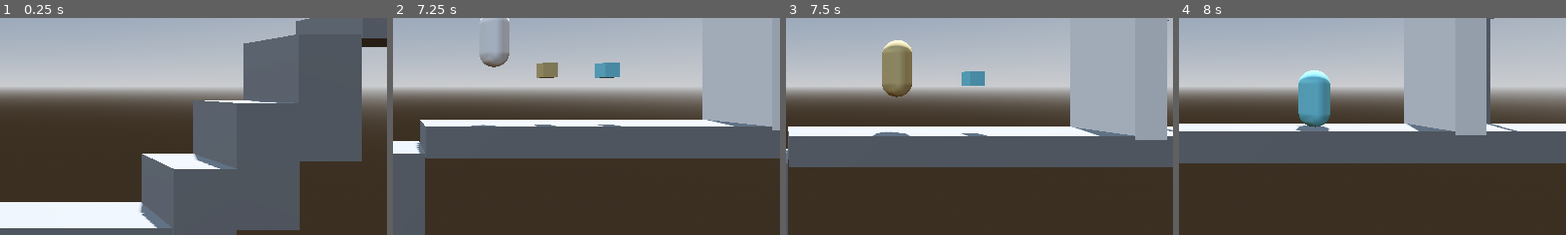
Above: before the commit, frames 1-4 (left to right).
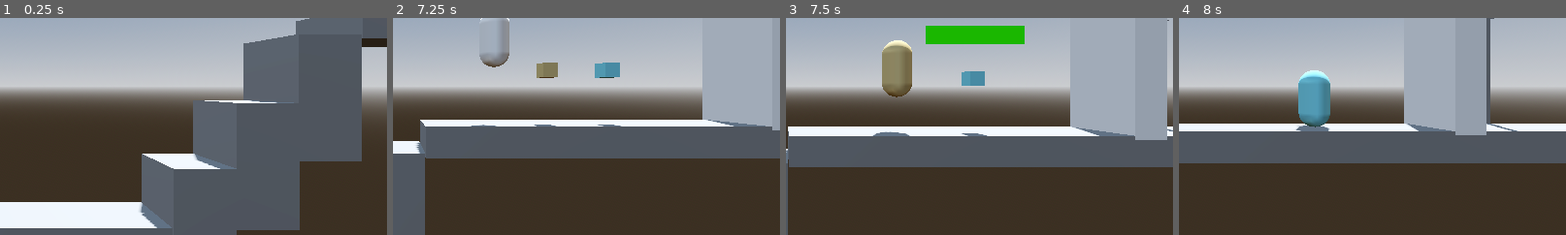
Above: after the commit, the same moments.

Repository: pokemeta/dead_or_asleep
Game: Godot game, scene res://world.tscn
The game is run twice, just before and just after one commit, with the same random seed, the same clock (stepped at 60 frames per second) and the same inputs.
Inputs:
- Up to frame 1 (0.25 s): no input
- Up to frame 2 (7.25 s): tap Enter (ui_accept) at 0.5, 0.77, 1.52, 3.02, 3.77, 4.52, 6.02, 6.77 s; hold Up (ui_up) 0.53-2.03 s; tap F (shoot_ball) every 1.5 s from 0.6 to 6.6 s; tap G (snap) every 1.5 s from 1.35 to 5.85 s; hold Left (ui_left) 2.03-3.53 s; hold Down (ui_down) 3.53-4.28 s; hold Right (ui_right) 4.28-5.03 s; hold Up (ui_up) 5.03-5.78 s; hold Right (ui_right) from 5.78 s (still down)
- Up to frame 3 (7.5 s): keep holding Right (ui_right); tap G (snap) at 7.35 s
- Up to frame 4 (8 s): keep holding Right (ui_right); tap Enter (ui_accept) at 7.52 s
The pictures show only the part of the screen within x 50-100%, y 34-84%; the shares and areas given below are measured in that part.

Frames 1-2 are identical in both runs. In frame 3, 2.2% of the frame differs, in the area x 36-62%, y 3-13%; in frame 4, nothing differs.

Commit message:
changed project name and also added limit to fly powerup, with ui

Diff:
--- a/player_controller.gd
+++ b/player_controller.gd
@@ -53,6 +53,10 @@
 var ice_ball_obj = preload("res://ice_ball.tscn")
 var player_current_direction = 1
 var is_ice_active = false
+var fly_stamina = 200
+
+func _ready() -> void:
+	$FlyMeter.max_value = fly_stamina
 
 func _physics_process(delta: float) -> void:
 	handle_powerup_change()
@@ -62,9 +66,9 @@
 	powerup_ice()
 
 	# Gravity
-	if not is_on_floor() and not is_flying:
+	if (not is_on_floor() and not is_flying) or fly_stamina <= 0:
 		velocity += get_gravity() * delta
-	elif  not is_on_floor() and is_flying:
+	elif  not is_on_floor() and is_flying and fly_stamina > 0:
 		var input_dir := Vector2.ZERO
 		if Input.is_action_pressed("ui_up"):
 			input_dir.y = 1.0
@@ -133,10 +137,13 @@
 func handle_powerup_change():
 	match current_power_state:
 		PowerState.NORMAL:
+			$FlyMeter.visible = false
 			$MeshInstance3D.set_surface_override_material(0, normal_texture)
 		PowerState.ENHANCED:
 			$MeshInstance3D.set_surface_override_material(0, enhanced_texture)
+			$FlyMeter.visible = true
 		PowerState.ICE:
+			$FlyMeter.visible = false
 			$MeshInstance3D.set_surface_override_material(0, ice_texture)
 		# Equivalent to switch default according to godot's docs
 		_:
@@ -163,6 +170,23 @@
 			is_flying = false
 			delay_deactivate = 0.2
 
+	powerup_enhanced_ui()
+
+func powerup_enhanced_ui():
+	if is_flying and not is_on_floor() and fly_stamina > 0:
+		fly_stamina -= 1
+
+	if is_on_floor() and fly_stamina <= 0:
+		is_flying = false
+		fly_stamina = 200
+
+	if is_on_floor():
+		fly_stamina = 200
+
+	var player_screen_pos = get_viewport().get_camera_3d().unproject_position($FlyUI.global_position)
+	$FlyMeter.global_position = player_screen_pos
+	$FlyMeter.value = fly_stamina
+
 func powerup_ice():
 	if current_power_state == PowerState.ICE:
 		is_ice_active = true
--- a/player_controller.tscn
+++ b/player_controller.tscn
@@ -7,6 +7,12 @@
 material = ExtResource("2_f0yg5")
 
 [sub_resource type="CapsuleShape3D" id="CapsuleShape3D_lvefo"]
+
+[sub_resource type="StyleBoxFlat" id="StyleBoxFlat_f0yg5"]
+bg_color = Color(0.0118248, 0.225097, 2.40654e-08, 1)
+
+[sub_resource type="StyleBoxFlat" id="StyleBoxFlat_va7e3"]
+bg_color = Color(0.103241, 0.717472, 3.85046e-07, 1)
 
 [node name="PlayerController" type="CharacterBody3D"]
 collision_layer = 2
@@ -22,5 +28,16 @@
 [node name="Marker3D" type="Marker3D" parent="."]
 transform = Transform3D(1, 0, 0, 0, 1, 0, 0, 0, 1, 1.05812, 0.334945, 0)
 
+[node name="FlyUI" type="Marker3D" parent="."]
+transform = Transform3D(1, 0, 0, 0, 1, 0, 0, 0, 1, 1.05812, 1.4239, 0)
+
+[node name="FlyMeter" type="ProgressBar" parent="."]
+offset_right = 147.0
+offset_bottom = 27.0
+theme_override_styles/background = SubResource("StyleBoxFlat_f0yg5")
+theme_override_styles/fill = SubResource("StyleBoxFlat_va7e3")
+step = 1.0
+show_percentage = false
+
 [connection signal="finished_level" from="." to="." method="_on_finished_level"]
 [connection signal="kill_player" from="." to="." method="_on_kill_player"]
--- a/project.godot
+++ b/project.godot
@@ -10,7 +10,7 @@
 
 [application]
 
-config/name="3dplatformertest"
+config/name="dead or asleep"
 run/main_scene="uid://cuv10ns361u52"
 config/features=PackedStringArray("4.4", "Forward Plus")
 config/icon="res://icon.svg"
Not shown: 1 places in player_controller.tscn that only renumber resources
